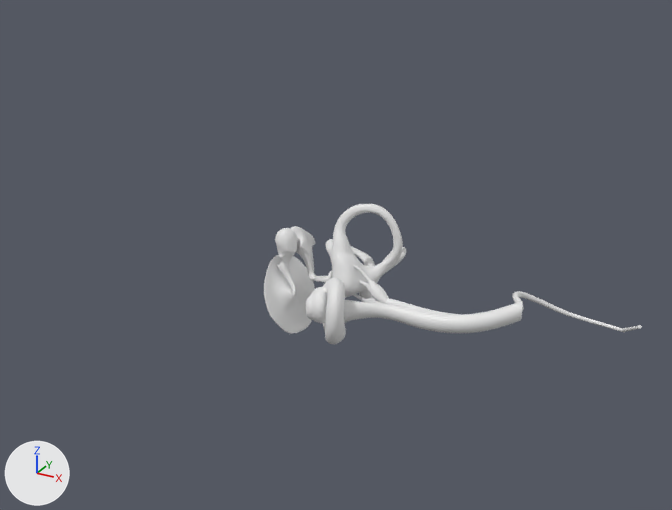
One commit to the glTF model apps/corpo-humano/modelos/orelha.glb: the scene before it, then after it.
Rendered twice from a 50 mm camera at (0.007, -0.0841, 1.6284) aimed at (-0.0448, 0.0101, 1.5813). Lighting does not change. The marker at lower left points along +X, +Y and +Z. The first picture is the older version. Mesh edges are drawn as thin lines on the coarser meshes.

The first picture shows 'coclea', 'nervo_auditivo', 'timpano', 'vestibulo' and 3 more.
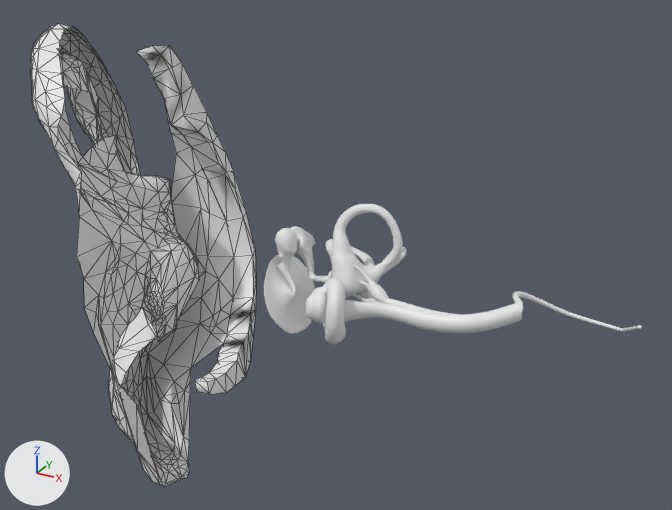
Boxes [x1, y1, x2, y2] around the edits, measured in the pictures (672 x 510 px):
'pavilhao', added: after [31, 24, 256, 487]

What changed in the scene script:
```text
Add me_pavilhao:
    me_pavilhao.from_pydata(...)  # 989 vertices, 1575 faces; spans x -0.0934..-0.0561, y -0.0099..0.0216, z 1.5509..1.6066
Add ob_pavilhao:
    ob_pavilhao = bpy.data.objects.new('pavilhao', me_pavilhao)
    ob_pavilhao.location = (0.0, 0.0, 0.0)
```
